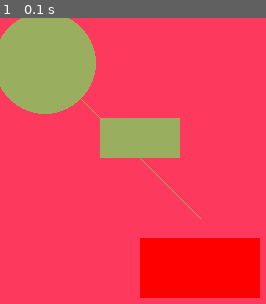
Above: before the commit, frame 1.
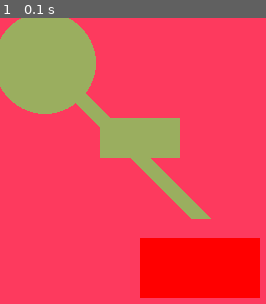
Above: after the commit, the same moment.

Repository: RiveroDev/Practica_Pygame
Game: pygame game, started from surface.py
Two runs of this game, one before a commit and one after it. Both use one fixed random seed, a clock stepped at 60 frames per second and the inputs below.
Inputs:
- Up to frame 1 (0.1 s): no input

The runs differ from the first frame. In frame 1, 2.1% of the frame differs, in the area x 28-80%, y 26-71%.

Commit message:
modificando grosor de lineas

Diff:
--- a/surface.py
+++ b/surface.py
@@ -58,7 +58,7 @@
 
     pygame.draw.circle(surface, color2,(45,45),51) # a parte de cual ventana dibuja y el color la primera tupla indica la
     #posicion del centro del circulo y la otra indica el radio
-    pygame.draw.line(surface, color2, (63,63),(200,200))      # son 2 tuplas una indica el inicio y al otra el fin de la line con cordenadas x1,y1 y x2,y2
-
+    pygame.draw.line(surface, color2, (63,63),(200,200), 20)      # son 2 tuplas una indica el inicio y al otra el fin de la line con
+    # cordenadas x1,y1 y x2,y2 , el ultimo valor indica el grosor de la lineas en pixels
 
     pygame.display.update()     # el .updata() es para que la pantalla se actualice y se ve el cambio
